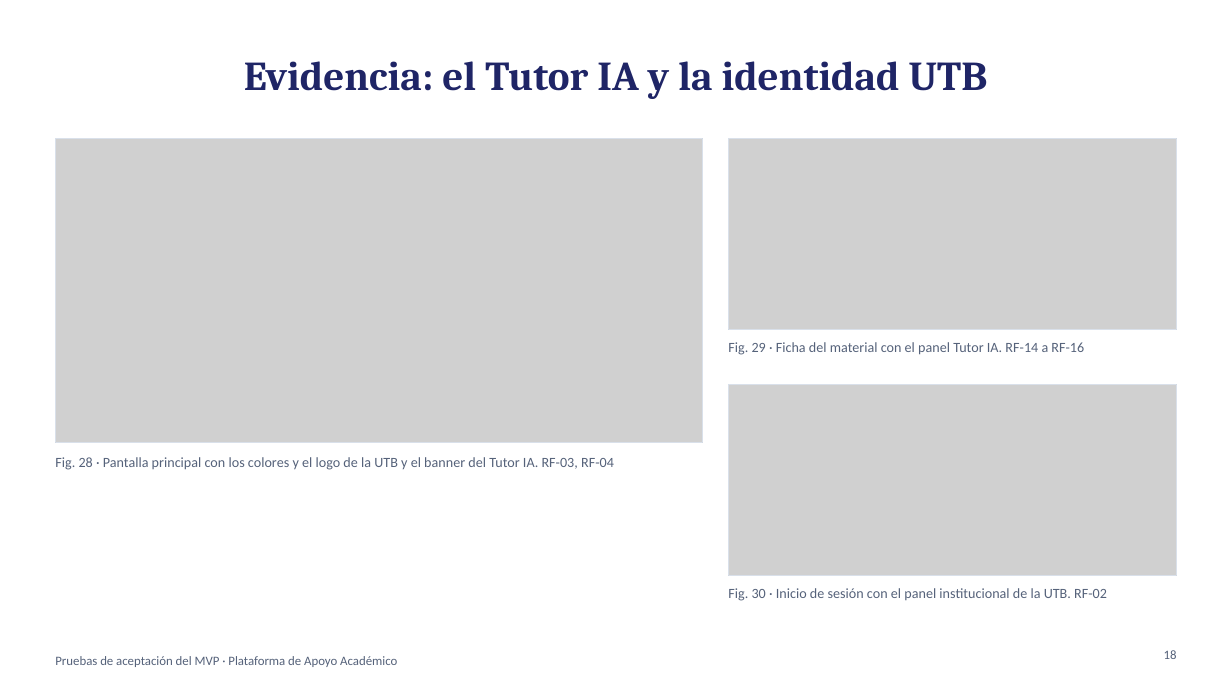
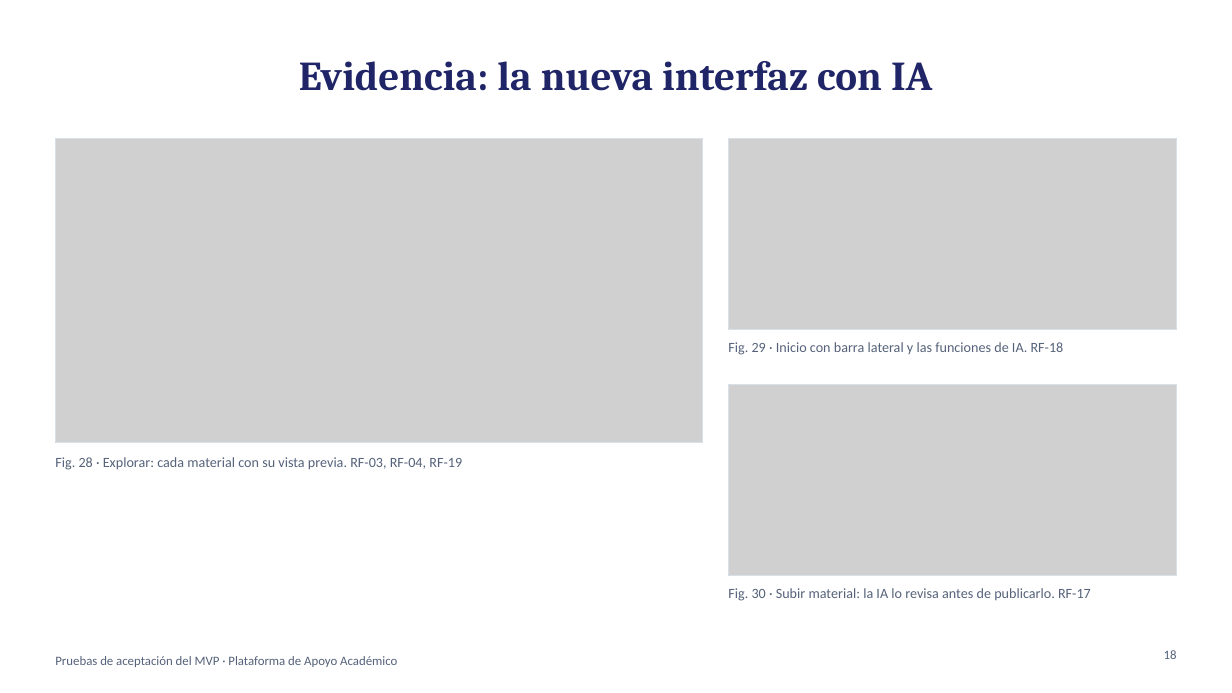
Before and after one commit to jaimeutb/Project_1, a slide deck: slide 18 of docs/ia/Presentacion_con_Tutor_IA.pptx. Drawn at 1232x693 pixels with LibreOffice and Linux fonts; fonts in the diff are those of the drawing; grey boxes stand for pictures. Boxes give left, top, right and bottom in pixels: in the first picture for what was removed or moved away, otherwise in the second. Text is boxed around its words. In the diff, an @@ line names an element or a change of style, - is before the commit and + after.

```diff
--- a/docs/ia/Presentacion_con_Tutor_IA.pptx
+++ b/docs/ia/Presentacion_con_Tutor_IA.pptx
@@ title at bbox=[299, 61, 933, 91]: text changed @@
-Evidencia: el Tutor IA y la identidad UTB
+Evidencia: la nueva interfaz con IA
@@ text at bbox=[728, 342, 1064, 355]: text changed @@
-Fig. 29 · Ficha del material con el panel Tutor IA. RF-14 a RF-16
+Fig. 29 · Inicio con barra lateral y las funciones de IA. RF-18
@@ text at bbox=[55, 457, 462, 470]: text changed @@
-Fig. 28 · Pantalla principal con los colores y el logo de la UTB y el banner del Tutor IA. RF-03, RF-04
+Fig. 28 · Explorar: cada material con su vista previa. RF-03, RF-04, RF-19
@@ text at bbox=[728, 588, 1091, 601]: text changed @@
-Fig. 30 · Inicio de sesión con el panel institucional de la UTB. RF-02
+Fig. 30 · Subir material: la IA lo revisa antes de publicarlo. RF-17
```
Also in this commit, not shown: 5 other slides changed, 1 other file.
